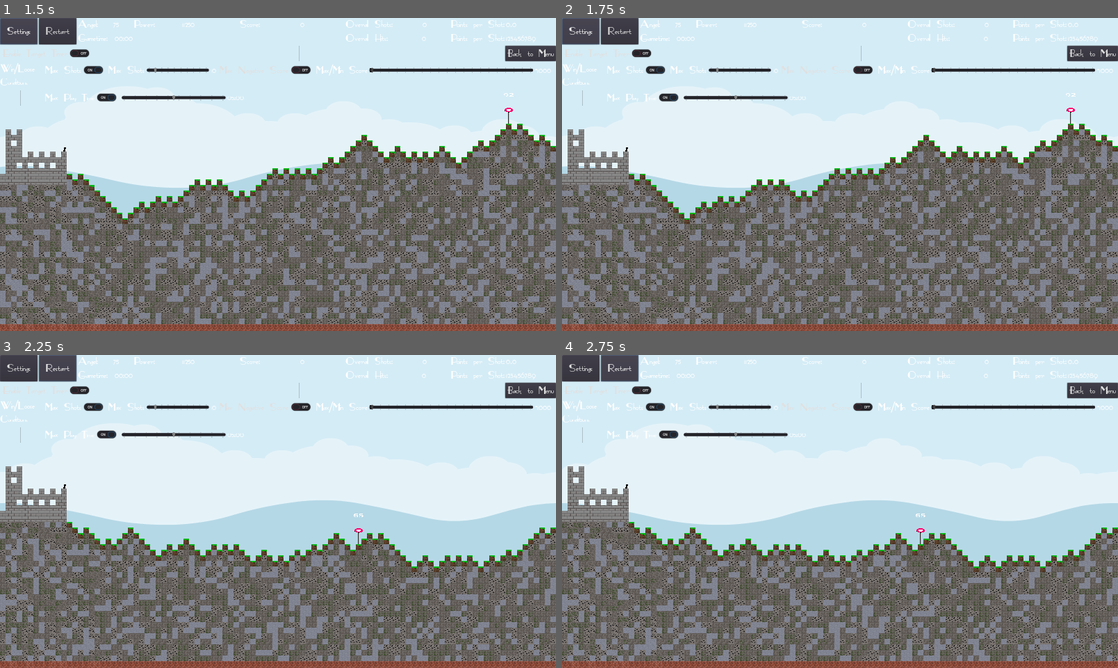
Above: before the commit, frames 1-4 (two rows, left to right).
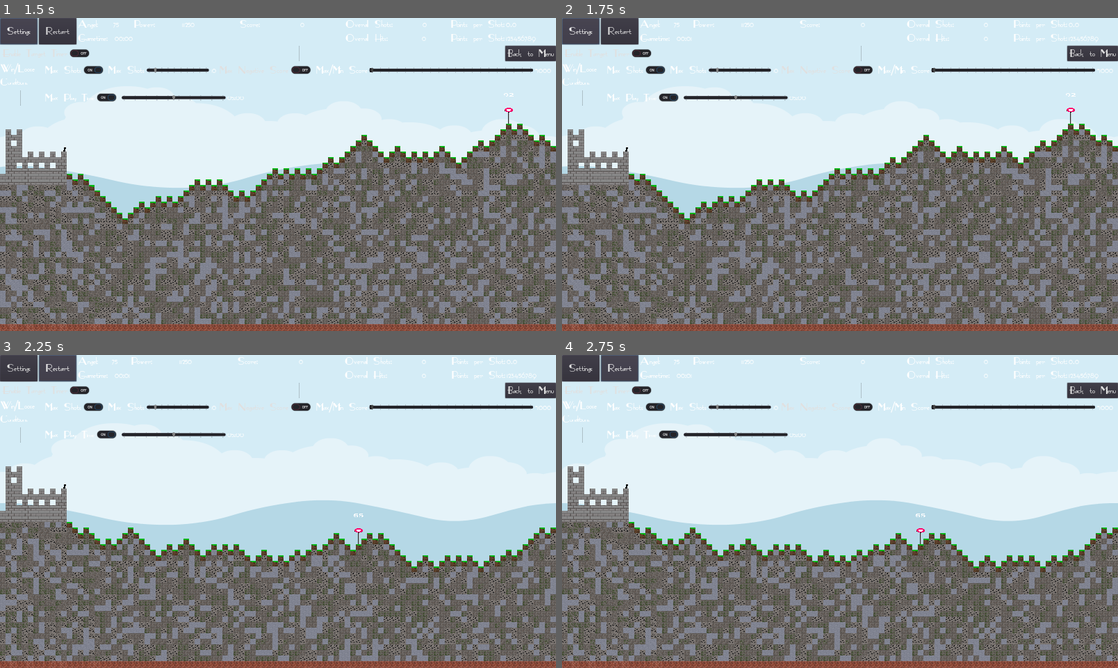
Above: after the commit, the same moments.

Repository: Coding-4Fun/Just4Fun_Mini_Shootergame
Game: Godot game, scene res://UI/MainMenuUI.tscn
Same seed, same stepped clock (60 frames per second), same inputs: the game is played once before the commit and once after it.
Inputs:
- Up to frame 1 (1.5 s): click "Play" at 0.5 s; click "Settings" at 1.25 s
- Up to frame 2 (1.75 s): no input
- Up to frame 3 (2.25 s): click "Restart" at 2 s
- Up to frame 4 (2.75 s): no input

Frame 1 is identical in both runs. In frame 2, 0.2% of the frame differs, in the area x 20-97%, y 0-8%; in frame 3, 0.2%; in frame 4, 0.2%.

Commit message:
Add: Instanz des TimeLabel in Variable speicherm zum einfachen zugreifen

Diff:
--- a/UI/InGameUI.gd
+++ b/UI/InGameUI.gd
@@ -10,6 +10,7 @@
 signal UIdummyTargetTimerChange
 
 onready var OptionUI = $IngameUIBottom/vBoxContainer/vBoxSettings
+onready var GameHudUI = $IngameUIBottom/vBoxContainer/hBoxHud
 
 func _ready() -> void:
 	if !SignalBus.is_connected("CannonAngelChange", self, "_on_Cannon_CannonAngelChange"):
@@ -45,6 +46,7 @@
 	$IngameUIBottom/vBoxContainer/hBoxHud/vBoxContainerPoints/hBoxPointsPerShot/labPointsPerShots.text = "0.0"
 
 	$IngameUIBottom/vBoxContainer/vBoxSettings/hBoxOptions/buttSwitchTargetTimer.pressed = Config.config_data["Game"]["DummyTarget"]["TimerEnabled"]
+	GSM.GameTimeTextLabel = GameHudUI.get_node("vBoxContainerGameTimer/hBoxGametimer/labelGameTime")
 
 
 # Update UI Label Text when the shootpower changed
@@ -90,8 +92,9 @@
 func _on_buttGameOptions_pressed() -> void:
 	OptionUI.visible = !OptionUI.visible
 	if Config.config_data["Game"]["Condition"]["MaxGameTimeEnabled"] == true and OptionUI.visible == false:
-		GSM.GameTimer.Start()
+		GSM.GameTimer.start()
 		#$"IngameUIBottom/vBoxContainer/hBoxHud/vBoxContainerGameTimer/hBoxGametimer/labelGameTimer.Text" = GSM.GameTimerTimeElapsed
+	var test = !GSM.GameTimer.is_stopped()
 	$"IngameUIBottom/vBoxContainer/hBoxHud/vBoxContainerGameTimer/hBoxGametimer".visible = !GSM.GameTimer.is_stopped()
 	pass # Replace with function body.
 
